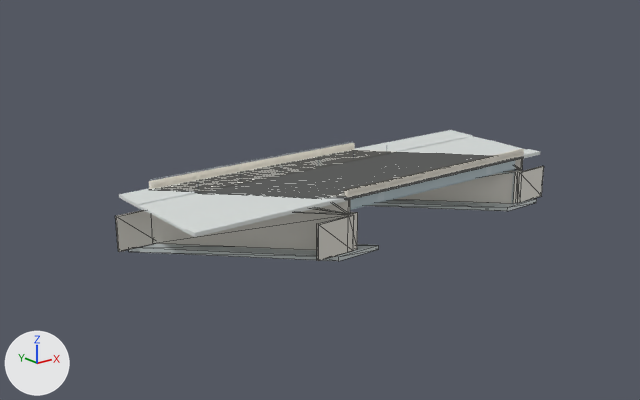
The glTF model data/bridges/virginia-avenue/model.glb, before and after one commit.
One viewpoint serves both versions: a 50 mm camera at (-82.8, -96.4, 43.7) aimed at (-3.6, 2.5, 4.1). Lighting does not change. The marker at lower left points along +X, +Y and +Z. The first picture is the older version. Mesh edges are drawn as thin lines on the coarser meshes. Where no turn or scale is listed for an object, it has been applied to the vertices. Vertices at exactly the same position are counted once.

Before the edit, the objects in view are built like this:
```python
me_trail_pavers = bpy.data.meshes.new('trail_pavers')
me_trail_pavers.from_pydata(...)  # 296 vertices, 588 faces; spans x -27.6..13.9, y 4.6..9.5, z 8.3..8.7
me_trail_pavers.materials.append(mat_defaultmaterial_002)
me_wing_1_1 = bpy.data.meshes.new('wing_1_1')
me_wing_1_1.from_pydata(...)  # a box spanning x -13.87..-7.77, y -10.01..-9.65, z 0.65..5.75
me_wing_1_1.materials.append(mat_defaultmaterial_109)
me_wing_1__1 = bpy.data.meshes.new('wing_1_-1')
me_wing_1__1.from_pydata(...)  # a box spanning x -33.07..-26.97, y 9.65..10.01, z 0.65..5.75
me_wing_1__1.materials.append(mat_defaultmaterial_108)
me_wing_2_1 = bpy.data.meshes.new('wing_2_1')
me_wing_2_1.from_pydata(...)  # a box spanning x 26.97..33.07, y -10.01..-9.65, z 0.65..5.73
me_wing_2_1.materials.append(mat_defaultmaterial_121)
ob_trail_pavers = bpy.data.objects.new('trail_pavers', me_trail_pavers)
ob_trail_pavers.location = (0.0, 0.0, 0.0)
ob_wing_1_1 = bpy.data.objects.new('wing_1_1', me_wing_1_1)
ob_wing_1_1.location = (0.0, 0.0, 0.0)
ob_wing_1__1 = bpy.data.objects.new('wing_1_-1', me_wing_1__1)
ob_wing_1__1.location = (0.0, 0.0, 0.0)
ob_wing_2_1 = bpy.data.objects.new('wing_2_1', me_wing_2_1)
ob_wing_2_1.location = (0.0, 0.0, 0.0)
# also in view: 'abutment_2' at (17.4, 0.0, 3.3); 'approach_2' at (20.4, 0.0, 8.2); 'beam_9' at (9.1, -9.3, 7.2); 'abutment_1' at (-17.4, 0.0, 3.3); 'deck' at (0.0, 0.0, 8.2)
```
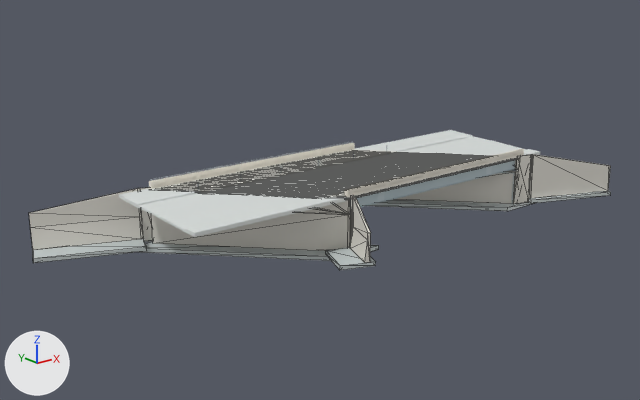
What differs and where, as boxes (x1, y1, x2, y2) in the pictures (640 x 400 px):
'wing_1_-1', reshaped (212% wider, 49% taller)
    before: (116, 210, 155, 252)
    after: (29, 187, 153, 250)
'wing_2_1', reshaped (250% wider, 34% taller)
    before: (517, 166, 544, 203)
    after: (514, 154, 611, 204)
'wing_1_1', reshaped (39% narrower, 47% taller)
    before: (317, 215, 354, 261)
    after: (349, 195, 371, 263)
'wing_footing_1_-1', added
    after: (33, 239, 147, 263)
'wing_footing_1_1', added
    after: (326, 248, 375, 270)
'wing_footing_2_1', added
    after: (529, 191, 611, 203)

Patch to the scene script:
```diff
--- a/data/bridges/virginia-avenue/model.glb.py
+++ b/data/bridges/virginia-avenue/model.glb.py
@@ mat_defaultmaterial_165 @@
+mat_defaultmaterial_165 = bpy.data.materials.new('DefaultMaterial.165')
+mat_defaultmaterial_165.use_nodes = True; mat_defaultmaterial_165.node_tree.nodes.clear()
+_N = mat_defaultmaterial_165.node_tree.nodes; _L = mat_defaultmaterial_165.node_tree.links
+n0 = _N.new('ShaderNodeOutputMaterial'); n0.name = 'Material Output'
+n1 = _N.new('ShaderNodeBsdfPrincipled'); n1.name = 'Principled BSDF'
+n2 = _N.new('ShaderNodeVertexColor'); n2.name = 'Color Attribute'
+_L.new(n1.outputs[0], n0.inputs[0])  # 'BSDF' to 'Surface'
+_L.new(n2.outputs[0], n1.inputs[0])  # 'Color' to 'Base Color'
@@ mat_defaultmaterial_163 @@
+mat_defaultmaterial_163 = bpy.data.materials.new('DefaultMaterial.163')
+mat_defaultmaterial_163.use_nodes = True; mat_defaultmaterial_163.node_tree.nodes.clear()
+_N = mat_defaultmaterial_163.node_tree.nodes; _L = mat_defaultmaterial_163.node_tree.links
+n0 = _N.new('ShaderNodeOutputMaterial'); n0.name = 'Material Output'
+n1 = _N.new('ShaderNodeBsdfPrincipled'); n1.name = 'Principled BSDF'
+n2 = _N.new('ShaderNodeVertexColor'); n2.name = 'Color Attribute'
+_L.new(n1.outputs[0], n0.inputs[0])  # 'BSDF' to 'Surface'
+_L.new(n2.outputs[0], n1.inputs[0])  # 'Color' to 'Base Color'
@@ mat_defaultmaterial_162 @@
+mat_defaultmaterial_162 = bpy.data.materials.new('DefaultMaterial.162')
+mat_defaultmaterial_162.use_nodes = True; mat_defaultmaterial_162.node_tree.nodes.clear()
+_N = mat_defaultmaterial_162.node_tree.nodes; _L = mat_defaultmaterial_162.node_tree.links
+n0 = _N.new('ShaderNodeOutputMaterial'); n0.name = 'Material Output'
+n1 = _N.new('ShaderNodeBsdfPrincipled'); n1.name = 'Principled BSDF'
+n2 = _N.new('ShaderNodeVertexColor'); n2.name = 'Color Attribute'
+_L.new(n1.outputs[0], n0.inputs[0])  # 'BSDF' to 'Surface'
+_L.new(n2.outputs[0], n1.inputs[0])  # 'Color' to 'Base Color'
@@ me_wing_1__1 @@
-me_wing_1__1.from_pydata(...)  # 8 vertices, 12 faces; spans x -33.07..-26.97, y 9.65..10.01, z 0.65..5.75
+me_wing_1__1.from_pydata(...)  # 23 vertices, 38 faces; spans x -42.86..-26.31, y 9.83..16.14, z 0.91..8.7
+# me_wing_1__1 part 1: the whole mesh is rebuilt
 me_wing_1__1.materials.append(mat_defaultmaterial_108)
@@ me_wing_1_1 @@
-me_wing_1_1.from_pydata(...)  # 8 vertices, 12 faces; spans x -13.87..-7.77, y -10.01..-9.65, z 0.65..5.75
+me_wing_1_1.from_pydata(...)  # 23 vertices, 38 faces; spans x -11.07..-7.85, y -16.31..-9.83, z 0.91..8.68
+# me_wing_1_1 part 2: the whole mesh is rebuilt
 me_wing_1_1.materials.append(mat_defaultmaterial_109)
@@ me_wing_2_1 @@
-me_wing_2_1.from_pydata(...)  # 8 vertices, 12 faces; spans x 26.97..33.07, y -10.01..-9.65, z 0.65..5.73
+me_wing_2_1.from_pydata(...)  # 23 vertices, 38 faces; spans x 26.31..42.86, y -16.14..-9.83, z 0.65..8.49
+# me_wing_2_1 part 3: the whole mesh is rebuilt
 me_wing_2_1.materials.append(mat_defaultmaterial_121)
@@ ob_wing_footing_2_1 @@
+ob_wing_footing_2_1 = bpy.data.objects.new('wing_footing_2_1', me_wing_footing_2_1)  # 8 vertices, 12 faces; spans x 28.5..44.1, y -16.8..-7.0, z 0.6..1.2
+ob_wing_footing_2_1.location = (0.0, 0.0, 0.0)
@@ ob_wing_footing_1_1 @@
+ob_wing_footing_1_1 = bpy.data.objects.new('wing_footing_1_1', me_wing_footing_1_1)  # 8 vertices, 12 faces; spans x -14.19..-7.49, y -16.59..-9.26, z 0.91..1.52
+ob_wing_footing_1_1.location = (0.0, 0.0, 0.0)
@@ ob_wing_footing_1__1 @@
+ob_wing_footing_1__1 = bpy.data.objects.new('wing_footing_1_-1', me_wing_footing_1__1)  # 8 vertices, 12 faces; spans x -44.1..-28.5, y 7.0..16.8, z 0.9..1.5
+ob_wing_footing_1__1.location = (0.0, 0.0, 0.0)
```
